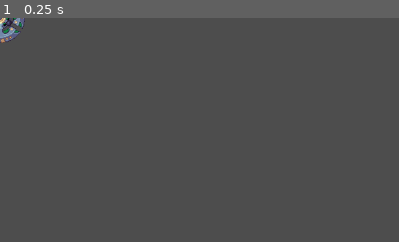
Above: before the commit, frame 1.
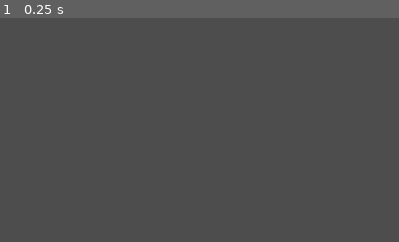
Above: after the commit, the same moment.

Repository: yellyB/space-rock
Game: Godot game, scene res://enemy.tscn
Two runs of this game, one before a commit and one after it. Both use one fixed random seed, a clock stepped at 60 frames per second and the inputs below. This scene is started directly instead of the project's main scene.
Inputs:
- Up to frame 1 (0.25 s): no input
The pictures show only the part of the screen within x 0-50%, y 0-50%; the shares and areas given below are measured in that part.

The runs differ from the first frame. In frame 1, 0.4% of the frame differs, in the area x 0-7%, y 0-12%.

Commit message:
enemy move

Diff:
--- a/enemy.gd
+++ b/enemy.gd
@@ -1,5 +1,26 @@
 extends Area2D
 
+@export var bullet_scene : PackedScene
+@export var speed = 150
+@export var rotation_speed = 120
+@export var health = 3
+
+var follow = PathFollow2D.new()  # PathFollow2D는 부모 Path2D를 따라 자동으로 이동함
+var target = null
+
+func _ready():
+	$Sprite2D.frame = randi() % 3  # 적의 spriteSheet 개수가 3이라 0,1,2중 랜덤 값
+	# $EnemyPaths 의 자식 노드들 중 하나 무작위로 선택하기
+	var path = $EnemyPaths.get_children()[randi() % $EnemyPaths.get_child_count()]
+	path.add_child(follow)  # 위의 path에 자식으로 추가
+	follow.loop = false  # 경로 끝에 도달하면 stop
+
+func _physics_process(delta):
+	rotation += deg_to_rad(rotation_speed) * delta
+	follow.progress += speed * delta  # progress는 경로에서 현재 위치. 경로 따라 이동시키기
+	position = follow.global_position
+	if follow.progress_ratio >= 1:  # progress_ratio가 1이면 경로의 끝에 도달한 것.
+		queue_free()
 
 func _on_gun_cooldown_timeout():
 	pass # Replace with function body.
--- a/enemy.tscn
+++ b/enemy.tscn
@@ -7,6 +7,21 @@
 
 [sub_resource type="CircleShape2D" id="CircleShape2D_bpte8"]
 radius = 32.0
+
+[sub_resource type="Animation" id="Animation_ts1qa"]
+length = 0.001
+tracks/0/type = "value"
+tracks/0/imported = false
+tracks/0/enabled = true
+tracks/0/path = NodePath("Sprite2D:modulate")
+tracks/0/interp = 1
+tracks/0/loop_wrap = true
+tracks/0/keys = {
+"times": PackedFloat32Array(0),
+"transitions": PackedFloat32Array(1),
+"update": 0,
+"values": [Color(1, 1, 1, 1)]
+}
 
 [sub_resource type="Animation" id="Animation_la3m6"]
 resource_name = "flash"
@@ -23,21 +38,6 @@
 "transitions": PackedFloat32Array(1, 1, 1, 1, 1, 1, 1),
 "update": 0,
 "values": [Color(1, 1, 1, 1), Color(1, 0, 0, 1), Color(1, 1, 1, 1), Color(1, 0, 0, 1), Color(1, 1, 1, 1), Color(1, 0, 0, 1), Color(1, 1, 1, 1)]
-}
-
-[sub_resource type="Animation" id="Animation_ts1qa"]
-length = 0.001
-tracks/0/type = "value"
-tracks/0/imported = false
-tracks/0/enabled = true
-tracks/0/path = NodePath("Sprite2D:modulate")
-tracks/0/interp = 1
-tracks/0/loop_wrap = true
-tracks/0/keys = {
-"times": PackedFloat32Array(0),
-"transitions": PackedFloat32Array(1),
-"update": 0,
-"values": [Color(1, 1, 1, 1)]
 }
 
 [sub_resource type="AnimationLibrary" id="AnimationLibrary_3fcxj"]
